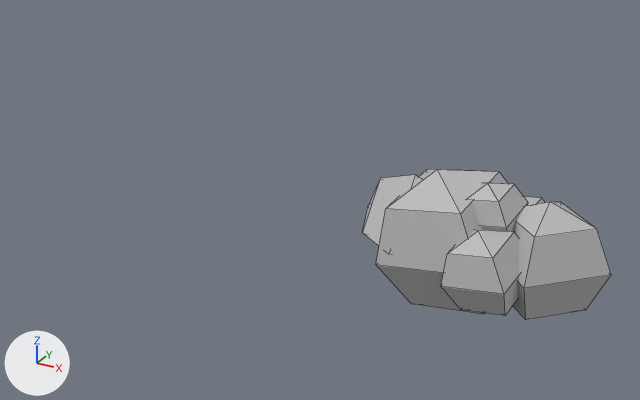
Two versions of the FBX model FishPunch Project/TrickyTracks/Assets/TrickyTracks/Meshes/Environment/Clouds/Clouds_002_Sky_001_Split_001.fbx, one commit apart.
Camera for both pictures: a camera (50 mm lens) standing at (51.9, -94.2, 48.3) and looking at (-1.1, 2.3, 0.1). Every picture has the same lights, and +X, +Y and +Z are marked at lower left. Mesh edges are drawn as thin lines. Where no turn or scale is listed for an object, it has been applied to the vertices.

The first picture shows 'Clouds_002_Sky_001_Split_001'.
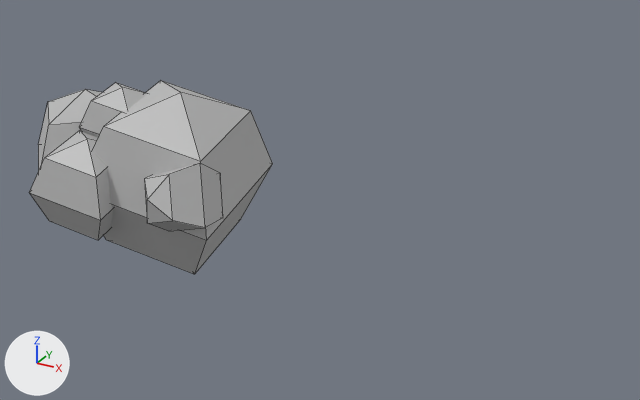
Location of each change, [x1, y1, x2, y2] in pixels of the pictures (640 x 400 px; the box of a moved part takes in the faces that stretch with it):
'Clouds_002_Sky_001_Split_001', reshaped, moved (28% taller): before [362, 169, 611, 320]; after [29, 81, 273, 274]
part 1 of me_mesh, moved or reshaped: before [470, 183, 528, 232]; after [80, 83, 147, 137]
part 2 of me_mesh, moved or reshaped: before [441, 230, 520, 316]; after [29, 130, 113, 240]
part 3 of me_mesh, moved or reshaped: before [524, 197, 545, 205]; after [92, 81, 273, 274]
part 4 of me_mesh, moved or reshaped: before [512, 202, 611, 320]; after [38, 89, 102, 171]
part 5 of me_mesh, moved or reshaped (not visible afterwards): before [376, 169, 508, 314]
part 6 of me_mesh, added: after [144, 163, 223, 231]
part 7 of me_mesh, deleted: before [362, 175, 421, 246]

What changed in the scene script:
```text
Change me_mesh:
    used by ob_clouds_002_sky_001_split_001; location = (22.4, -0.6, 0.0)
    remove me_mesh.from_pydata(...)  # 84 vertices, 96 faces; spans x -15.7..15.7, y -9.9..9.9, z -9.4..9.4
    add me_mesh.from_pydata(...)  # 84 vertices, 96 faces; spans x -19.9..19.9, y -14.3..14.3, z -13.5..13.5
    me_mesh part 1: the loose piece of 14 vertices spanning x -1.2..5.1, y -4.4..2.2, z 1.4..9.1 is scaled about its middle by (-1.44, 1.44, 1.44), then moved by (-2.1, -0.5, 2.3)
    me_mesh part 2: the loose piece of 14 vertices spanning x -1.3..7.3, y -9.9..-1.0, z -5.2..5.2 is scaled about its middle by (-1.44, 1.44, 1.44), then moved by (-4.7, -2.4, 0.0)
    me_mesh part 3: the loose piece of 14 vertices spanning x -1.3..7.3, y 1.0..9.9, z -5.2..5.2 is scaled about its middle by (-2.6, 2.6, 2.6), then moved by (4.3, -4.9, 0.0)
    me_mesh part 4: the loose piece of 14 vertices spanning x 0.1..15.7, y -7.3..8.2, z -7.4..7.4 is scaled about its middle by (-1.44, 1.44, 1.44), then moved by (-16.6, 0.2, 0.0)
    me_mesh part 5: the loose piece of 14 vertices spanning x -11.0..4.4, y -7.6..8.5, z -9.4..9.4 is scaled about its middle by (-0.798, 0.798, 0.798), then moved by (1.6, 7.5, 0.0)
    me_mesh part 6: a new loose piece of 14 vertices spanning x 10.1..19.9, y -13.3..-2.6, z -3.8..6.7, in mat_lambert1 (grey #bcbcbc)
    me_mesh part 7: the loose piece of 14 vertices spanning x -15.7..-1.9, y -5.7..8.2, z -5.9..8.0 is deleted
Change ob_clouds_002_sky_001_split_001:
    ob_clouds_002_sky_001_split_001.location: (22.4, -0.6, 0.0) -> (-30.6, -0.6, 0.0)
```
